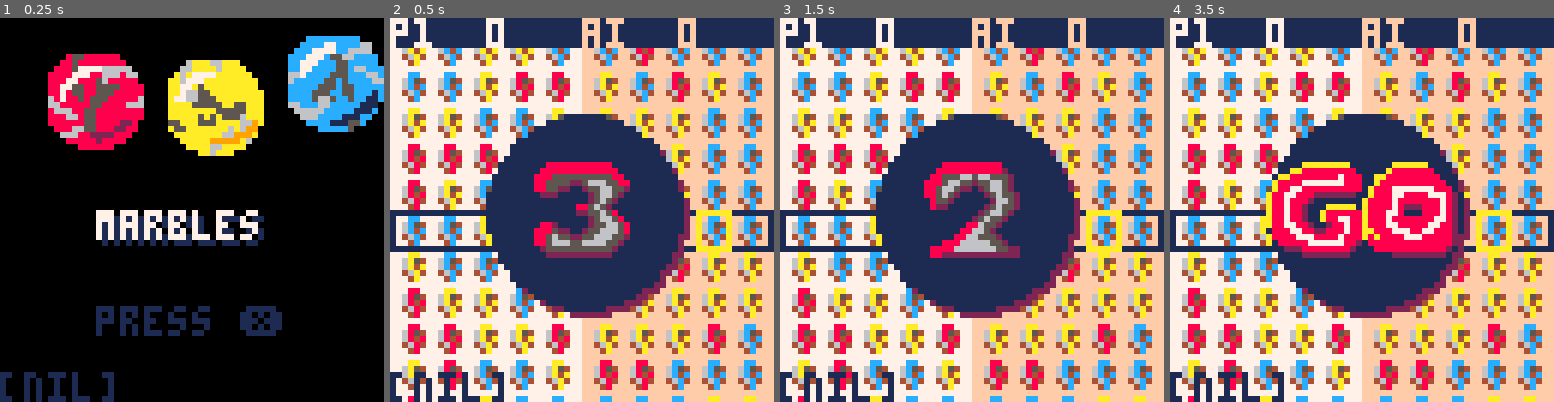
Above: before the commit, frames 1-4 (left to right).
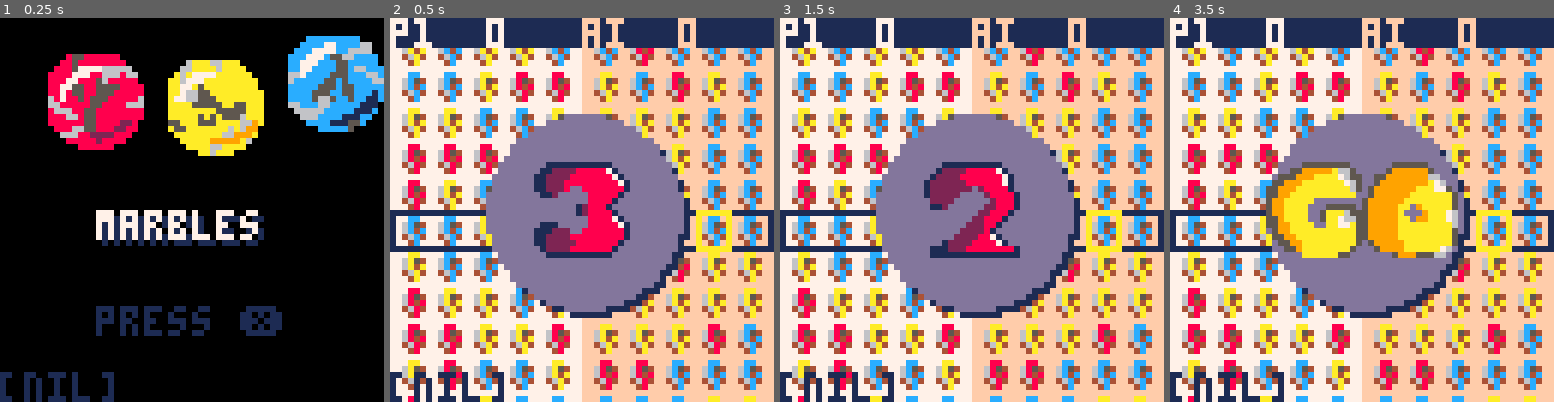
Above: after the commit, the same moments.

Repository: eguneys/pico8-jam
Game: PICO-8 cartridge marbles2.p8
Two runs of this game, one before a commit and one after it. Both use one fixed random seed, a clock stepped at 60 frames per second and the inputs below.
Inputs:
- Up to frame 1 (0.25 s): no input
- Up to frame 2 (0.5 s): tap X (X key) at 0.33 s
- Up to frame 3 (1.5 s): tap X (X key) at 1.07 s
- Up to frame 4 (3.5 s): hold Right 1.6-2.1 s; tap X (X key) at 1.85, 2.97 s; hold Up 2.15-2.42 s; hold Right 2.47-3.03 s; hold Left from 3.08 s (still down)

Frame 1 is identical in both runs. In frame 2, 22% of the frame differs, in the area x 25-79%, y 25-79%; in frame 3, 21%; in frame 4, 22%.

Commit message:
graphics

Diff:
--- a/marbles2.p8
+++ b/marbles2.p8
@@ -6,16 +6,14 @@
 
 side_player = {
    name="p1",
-   bg=7,
-   score=0
+   bg=7
 }
 
 side_ai = {
    name="ai",
    bg=15,
    t=0,
-   idea={},
-   score=0
+   idea={}
 }
 
 function _init()
@@ -101,8 +99,8 @@
 
    local _t = scene_intro_data.t / (30 * 3)
 
-   circfill(32 + 1, 32 + 1, 16, 2)
-   circfill(32, 32, 16, 1)
+   circfill(32 + 1, 32 + 1, 16, 1)
+   circfill(32, 32, 16, 13)
 
    if _t < 1 then
       local i = flr(_t * 3)
@@ -117,6 +115,10 @@
 end
 
 function init_scene_intro()
+
+   side_player.score=0
+   side_ai.score = 0
+
    side_player.game = init_game_data(5)
    side_ai.game = init_game_data(5)
 
@@ -969,22 +971,22 @@
 00000000000000000000000000000000000000000000000000000000000000000000000000000000000000000000000000000000000000000000000000000000
 00000000000000000000000000000000000000000000000000000000000000000000000000000000000000000000000000000000000000000000000000000000
 00000000000000000000000000000000000000000000000000000000000000000000000000000000000000000000000000000000000000000000000000000000
-008888888888800000088888888880000000088888800000000000aaaaaaaa0000000aaaaaa00000000000000000000000000000000000000000000000000000
-0888888888888800008888888888820000000888888200000000aa88888888800000a88888880000000000000000000000000000000000000000000000000000
-88855555555558800885556656655520000888555555200000aa88888888788800aa888888888000000000000000000000000000000000000000000000000000
-8855552256665588888566552556652000088556666520000a8888777777788800a8888888888800000000000000000000000000000000000000000000000000
-8855220025566552885665220256652000885555665520000a887788888888880a88877777778880000000000000000000000000000000000000000000000000
-022200000256652088565200002565520088552556520000a8877888222222200a88877888877782000000000000000000000000000000000000000000000000
-000000000256520008552000000266520088220856520000a887888200000000a888878888888782000000000000000000000000000000000000000000000000
-000000088565200008220000002565520000000856620000a887882000aaaaa0a888878222888782000000000000000000000000000000000000000000000000
-000000022556580000000000025665200000000856620000a88788200a888888a888778000888782000000000000000000000000000000000000000000000000
-000000000256658000000000256552000000000856520000a88788200a887788a888788888887782000000000000000000000000000000000000000000000000
-088200000255665800000008865520000000000856520000a887788200288788a888778888877882000000000000000000000000000000000000000000000000
-8885220025566658000000886652000000000085565200000888778822888788aa88877788778882000000000000000000000000000000000000000000000000
-8856552255666552000008866555200000000885666520000888877788887888a8a8888777888882000000000000000000000000000000000000000000000000
-88566655666655200008886666655200000088566666520000888887777778820888888888888882000000000000000000000000000000000000000000000000
-02555555555552000888866666665522000885566666520000022288888888200088888888888820000000000000000000000000000000000000000000000000
-00222222222220000882222222222222000822222222220000000022222222000000022222222200000000000000000000000000000000000000000000000000
+00111111111110000001111111111000000000111110000000000055555555000000055555500000000000000000000000000000000000000000000000000000
+01122228888871000012222888887100000001228871000000005599999a66500000599999950000000000000000000000000000000000000000000000000000
+11222288888887100122228888888710000011228887100000555999aaaa76550055999999966000000000000000000000000000000000000000000000000000
+112228888888887112222228888887100001122888871000055999aaaaaaa76500599999999a7600000000000000000000000000000000000000000000000000
+11222800888888811222222202888810000122288888110005999aaaaaaaaa65059999999aaa7750000000000000000000000000000000000000000000000000
+0112000008888810122222000028888100112222888100005599aaaaaaaaaaa005999999aaaaaaa5000000000000000000000000000000000000000000000000
+000000000888810002222000000288810011220288810000599aaaaa000000005999999aaaaaaaa5000000000000000000000000000000000000000000000000
+000000012888100001120000002288810000000288810000599aaaa000555550599999aa09aaaaa5000000000000000000000000000000000000000000000000
+000000012888810000000000022888100000000288710000599aaaa005aaa655599999a0009aaa76000000000000000000000000000000000000000000000000
+000000000888871000000000228881000000000288710000559aaaa005aa7665599999aa099aaa76000000000000000000000000000000000000000000000000
+0111000008888871000000022288100000000002888100005599aaaa00aa77a5599999aaaaaaaaa6000000000000000000000000000000000000000000000000
+1112220088888881000000222281000000000022888100000599aaaaaaaaaaa5599999aaaaaaaaa5000000000000000000000000000000000000000000000000
+11222288888888810000022228871000000001288887100005599aaaaaaaaaa5599999aaaaaaaaa5000000000000000000000000000000000000000000000000
+112222288888881000012222888871000000128888887100005599aaaaaaaaa50599999aaaaaaaa5000000000000000000000000000000000000000000000000
+012222888888810001112228888888810001228888888810000559aaaaaaaa500059999aaaaaa760000000000000000000000000000000000000000000000000
+001111111111100001111111111111110001228888888810000000aaaaaa55000000059995556600000000000000000000000000000000000000000000000000
 00011000001110000000000000000000000000000000000000000000000000000000000000000000000000000000000000000000000000000000000000000000
 00100100010011000000000000000000000000000000000000000000000000000000000000000000000000000000000000000000000000000000000000000000
 01100110100001100000000000000000000000000000000000000000000000000000000000000000000000000000000000000000000000000000000000000000
